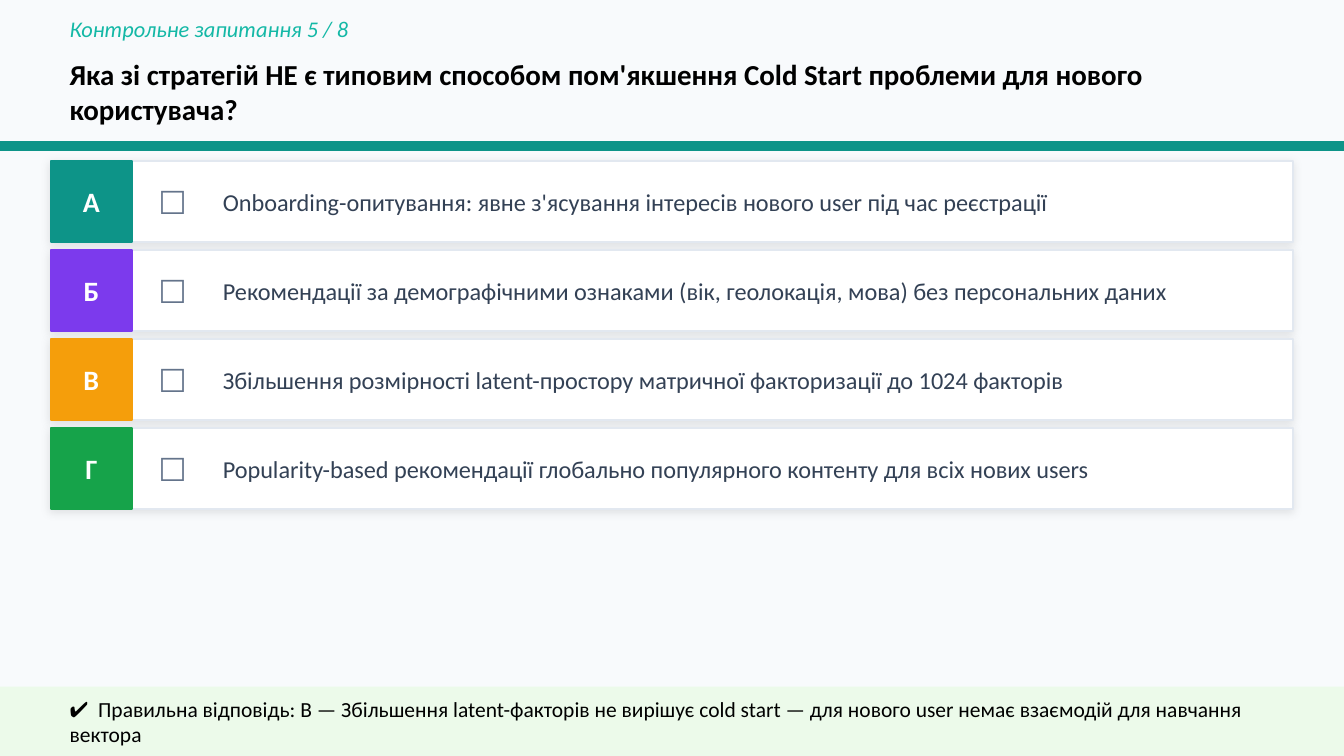
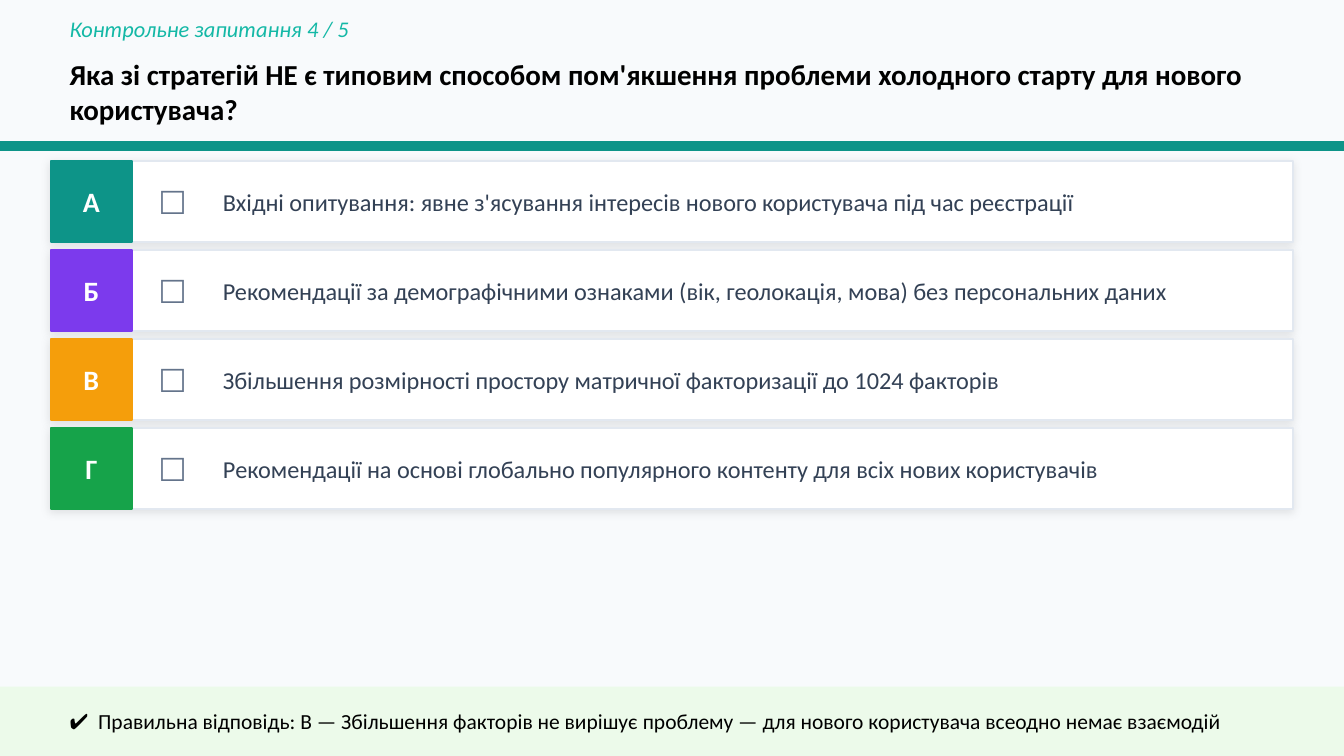
Before and after one commit to BohdanRomaniuk/IAC-Group-Recommender, a slide deck: slide 29 of docs/Presentation - Recommendation Systems. Theoretical Approaches.pptx (slide 30 before the commit). Drawn at 1344x756 pixels with LibreOffice and Linux fonts; fonts in the diff are those of the drawing. Boxes give left, top, right and bottom in pixels: in the first picture for what was removed or moved away, otherwise in the second. Text is boxed around its words. In the diff, an @@ line names an element or a change of style, - is before the commit and + after.

```diff
--- a/docs/Presentation - Recommendation Systems. Theoretical Approaches.pptx
+++ b/docs/Presentation - Recommendation Systems. Theoretical Approaches.pptx
@@ text at [70,22,348,41]: text changed @@
-Контрольне запитання 5 / 8
+Контрольне запитання 4 / 5
@@ text at [70,64,1242,125]: text changed @@
-Яка зі стратегій НЕ є типовим способом пом'якшення Cold Start проблеми для нового користувача?
+Яка зі стратегій НЕ є типовим способом пом'якшення проблеми холодного старту для нового користувача?
@@ text at [223,194,1073,215]: text changed @@
-Onboarding-опитування: явне з'ясування інтересів нового user під час реєстрації
+Вхідні опитування: явне з'ясування інтересів нового користувача під час реєстрації
@@ text at [223,372,999,393]: text changed @@
-Збільшення розмірності latent-простору матричної факторизації до 1024 факторів
+Збільшення розмірності простору матричної факторизації до 1024 факторів
@@ text at [223,461,1098,482]: text changed @@
-Popularity-based рекомендації глобально популярного контенту для всіх нових users
+Рекомендації на основі глобально популярного контенту для всіх нових користувачів
@@ text at [98,714,1220,733]: text changed @@
-✔ Правильна відповідь: В — Збільшення latent-факторів не вирішує cold start — для нового user немає взаємодій для навчання вектора
+✔ Правильна відповідь: В — Збільшення факторів не вирішує проблему — для нового користувача всеодно немає взаємодій
```
Also in this commit, not shown: 13 other slides changed, 3 slides removed, 1 other file.
